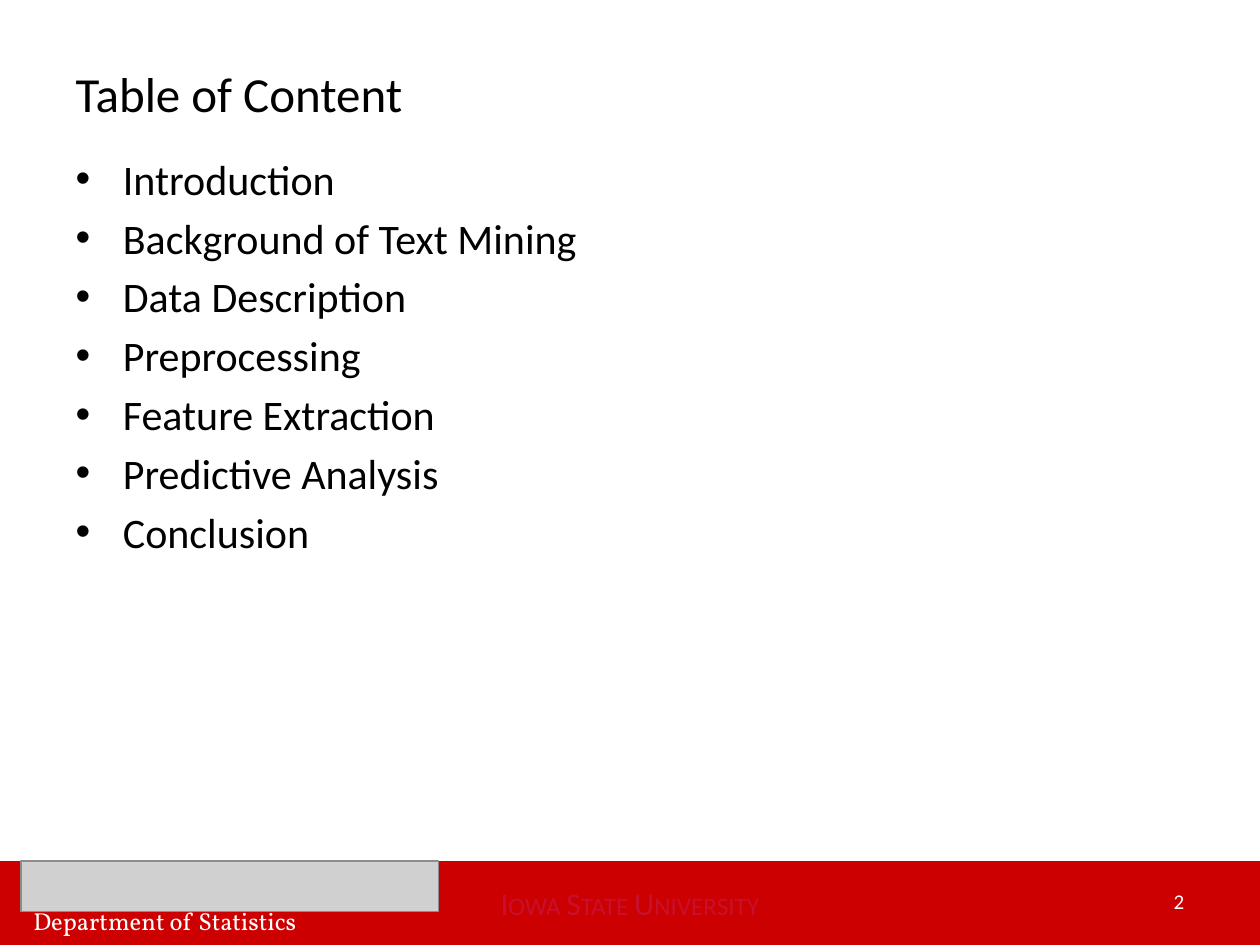
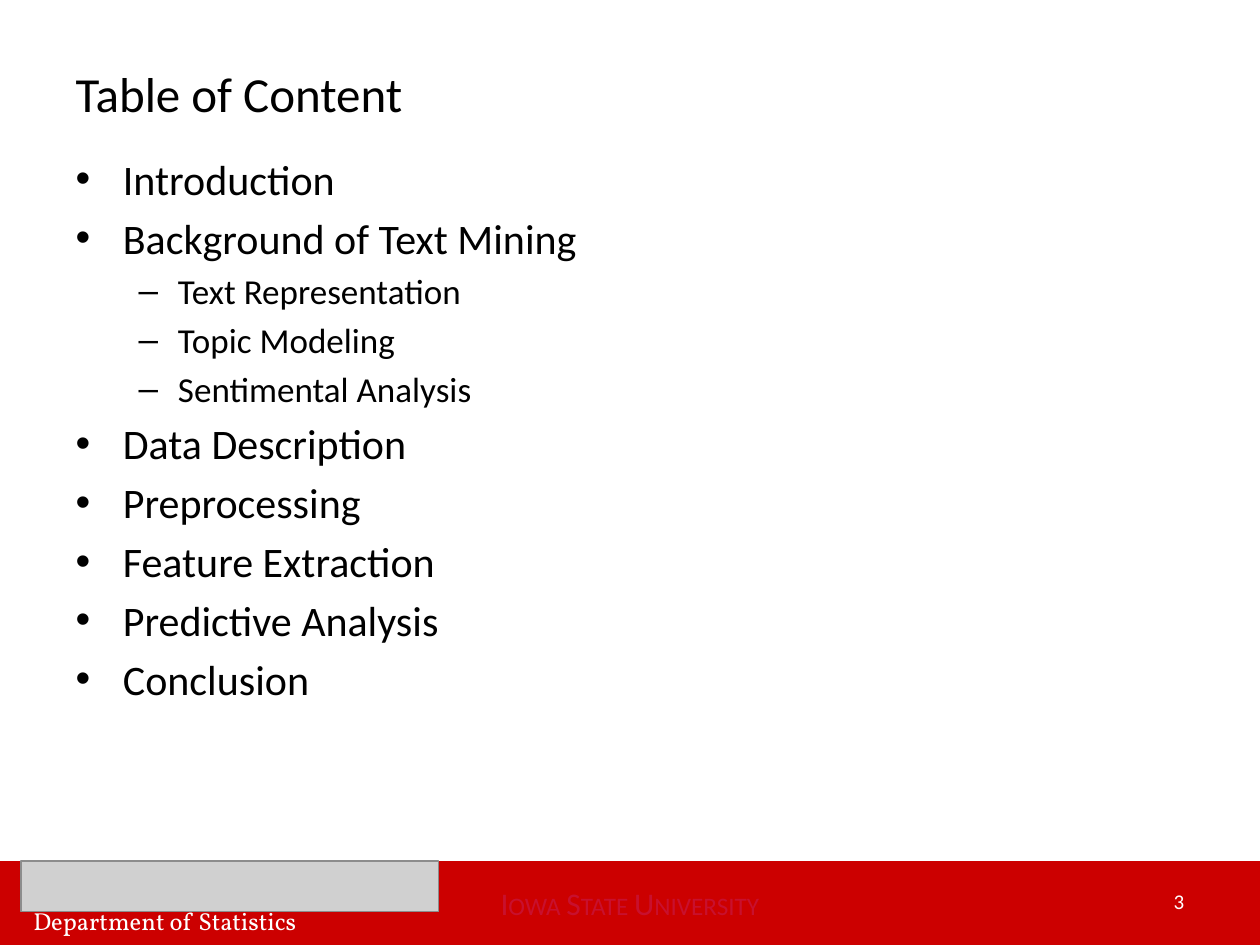
Before and after one commit to huwei95/Yelp_Text_Mining, a slide deck: slide 3 of Wei Hu Master of Statistics Final Oral Exam Apr 12.pptx (slide 2 before the commit). Drawn at 1260x945 pixels with LibreOffice and Linux fonts; fonts in the diff are those of the drawing; grey boxes stand for pictures. Boxes give left, top, right and bottom in pixels: in the first picture for what was removed or moved away, otherwise in the second. Text is boxed around its words. In the diff, an @@ line names an element or a change of style, - is before the commit and + after.

```diff
--- a/Wei Hu Master of Statistics Final Oral Exam Apr 12.pptx
+++ b/Wei Hu Master of Statistics Final Oral Exam Apr 12.pptx
@@ text at [178,280,472,408]: paragraphs added @@
+  – Text Representation
+  – Topic Modeling
+  – Sentimental Analysis
@@ page number at [1174,895,1185,909]: text changed @@
-2
+3
```
Also in this commit, not shown: 5 other slides changed, 22 slides added.
